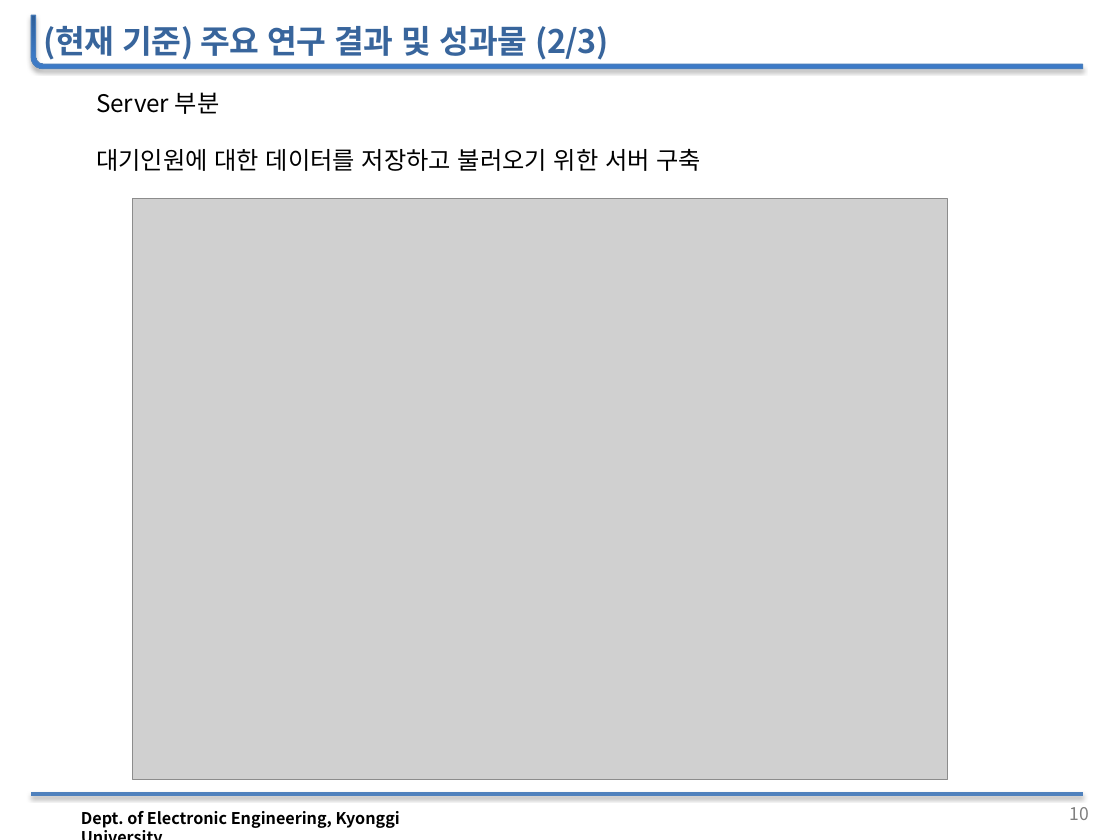
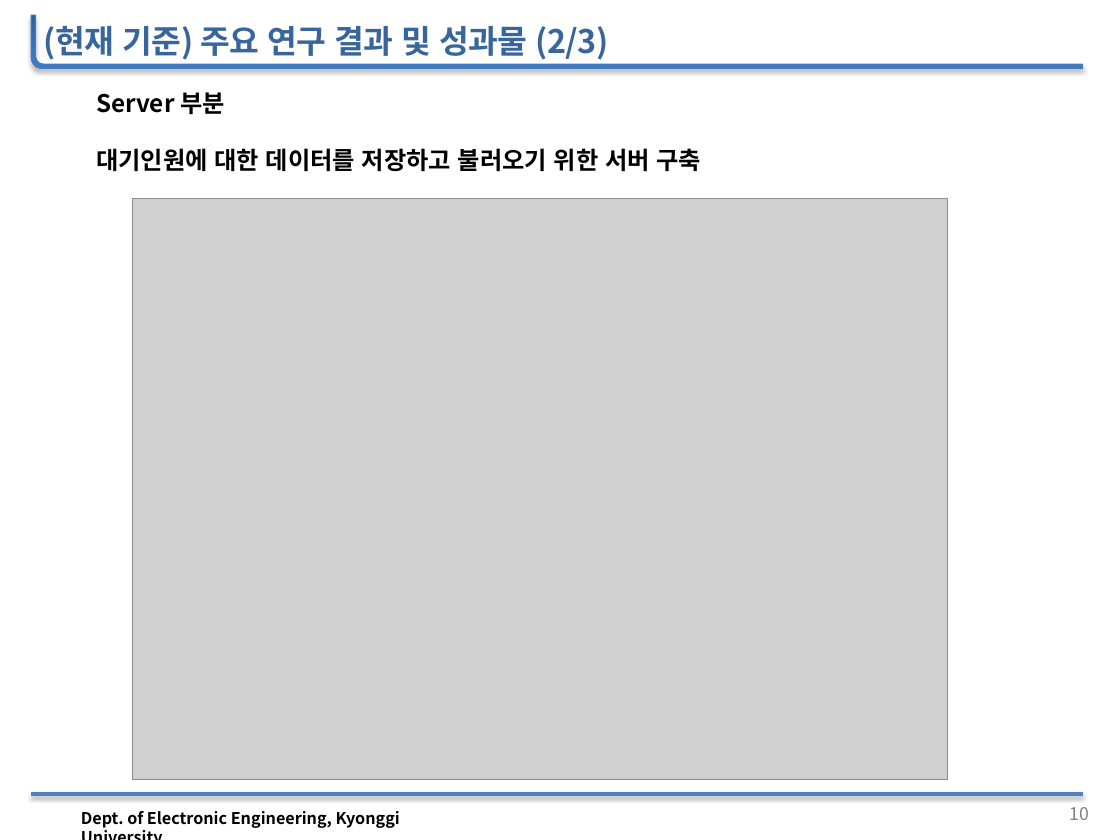
Before and after one commit to woojin1027/THE-FACO, a slide deck: slide 11 of 공학설계 자료/공학설계_중간보고_발표자료.pptx. Drawn at 1120x840 pixels with LibreOffice and Linux fonts; fonts in the diff are those of the drawing; grey boxes stand for pictures; background and template pictures are left out. Boxes give left, top, right and bottom in pixels: in the first picture for what was removed or moved away, otherwise in the second. Text is boxed around its words. In the diff, an @@ line names an element or a change of style, - is before the commit and + after.

```diff
--- a/공학설계 자료/공학설계_중간보고_발표자료.pptx
+++ b/공학설계 자료/공학설계_중간보고_발표자료.pptx
@@ text "Server 부분" at (96,92,225,114): bold on @@
@@ text "대기인원에 대한 데이터를 저장하고 불러오기 ..." at (96,148,702,172): bold on @@
```
Also in this commit, not shown: 2 other slides changed.
